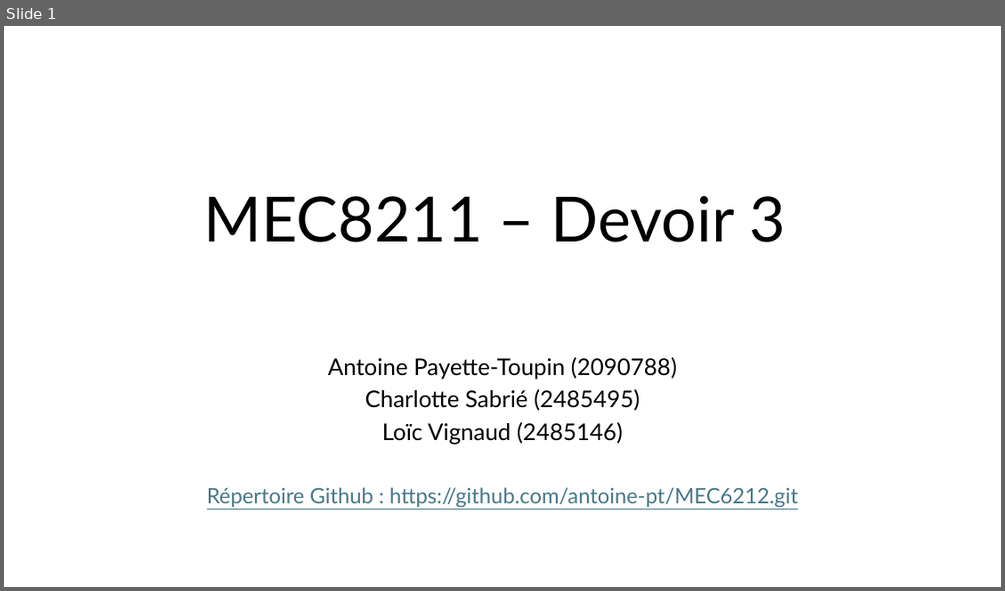
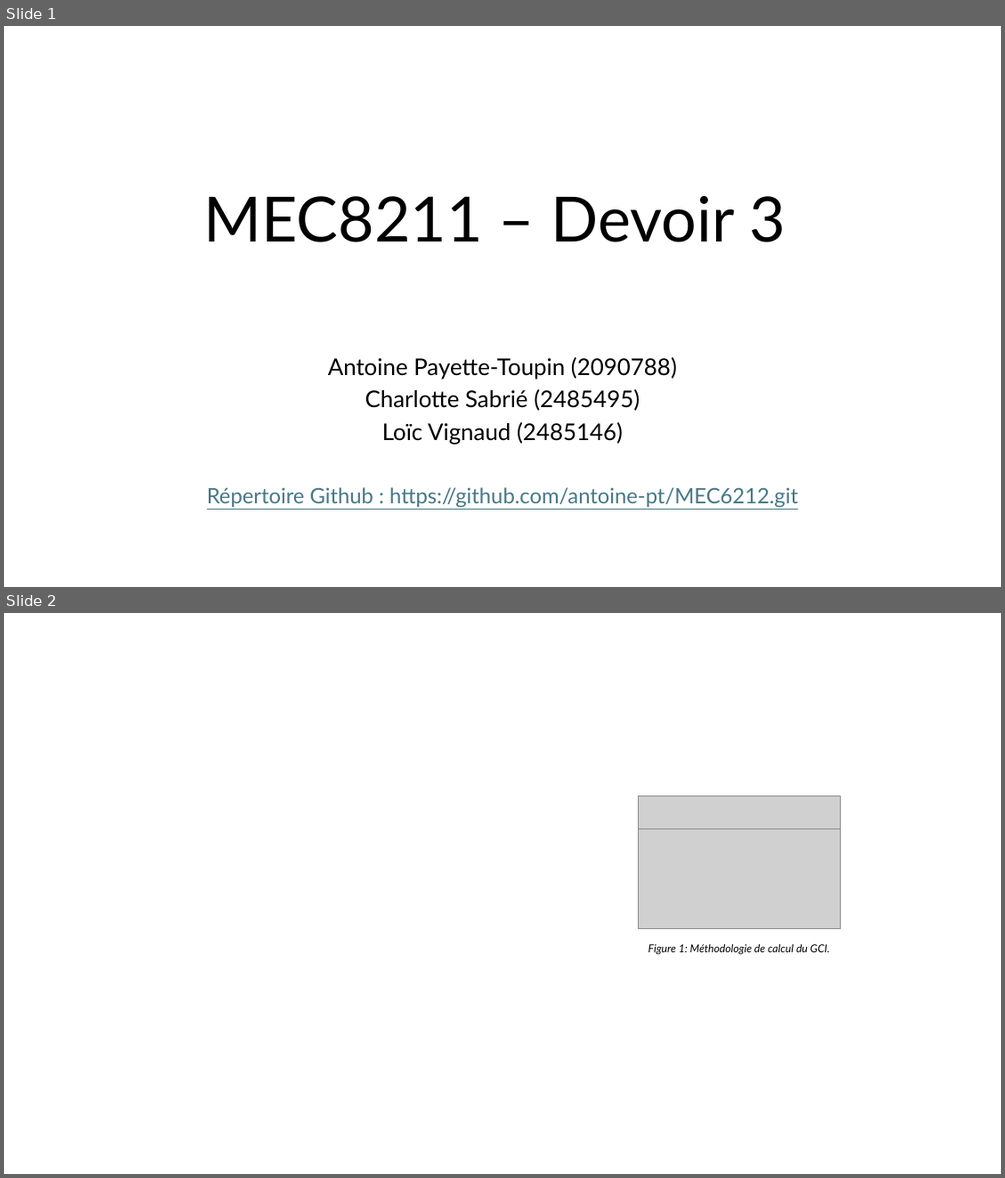
Before and after one commit to antoine-pt/MEC8211, a slide deck: MEC8211-Devoir3.pptx. Shown one above the other, each under a label of ours: slide 1 before the commit, slides 1 and 2 after it. The pictures are 1005x591 and 1005x1178 pixels, drawn with LibreOffice and Linux fonts; fonts in the diff are those of the drawing; grey boxes stand for pictures. Boxes give left, top, right and bottom in pixels: in the first picture for what was removed or moved away, otherwise in the second. Text is boxed around its words. In the diff, an @@ line names an element or a change of style, - is before the commit and + after.

```diff
--- a/MEC8211-Devoir3.pptx
+++ b/MEC8211-Devoir3.pptx
@@ slide 2 added at box(4, 613, 1001, 1174), background #FFFFFF @@
@@ picture added at box(638, 795, 840, 828) @@
@@ picture added at box(638, 828, 840, 929) @@
@@ text added at box(648, 944, 830, 955), 10.5 pt, text #000000, italic @@
+Figure 1: Méthodologie de calcul du GCI.
```
Also in this commit, not shown: 1 slide changed, 1 other slide added, 1 slide removed.
